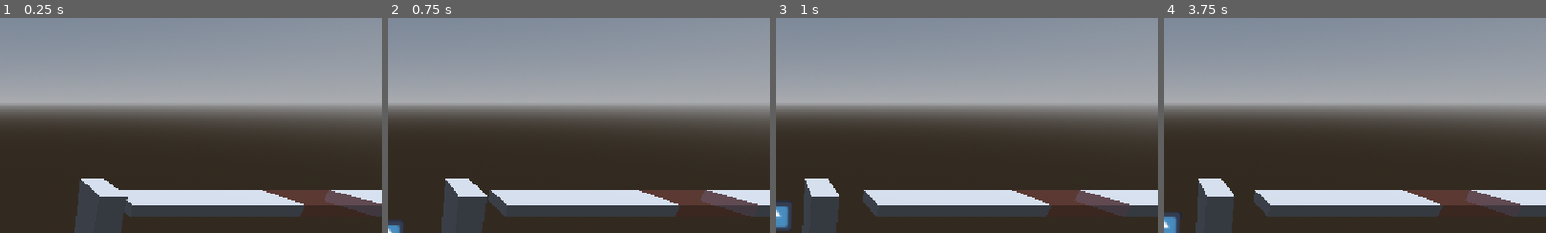
Above: before the commit, frames 1-4 (left to right).
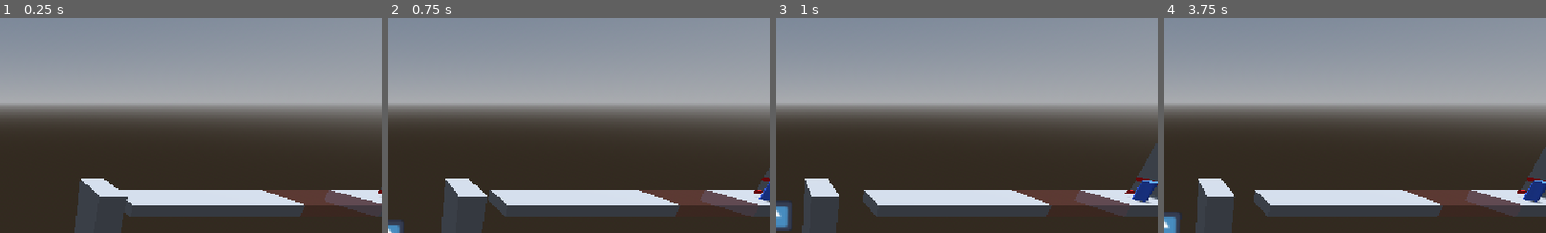
Above: after the commit, the same moments.

Repository: bmwgodwastaken/MDEV26
Game: Godot game, scene res://Scenes/switch_test.tscn
Two runs of this game, one before a commit and one after it. Both use one fixed random seed, a clock stepped at 60 frames per second and the inputs below. The engine's default icon, where the game draws it, is replaced by a stand-in: a white triangle on a blue panel in a dark square.
Inputs:
- Up to frame 1 (0.25 s): no input
- Up to frame 2 (0.75 s): tap Enter (ui_accept) at 0.5 s; hold D (right) from 0.53 s (still down); hold E (interact, bound only after the commit) from 0.53 s (still down)
- Up to frame 3 (1 s): keep holding D (right); keep holding E (interact, bound only after the commit); tap Enter (ui_accept) at 0.77 s
- Up to frame 4 (3.75 s): release D (right) at 1.28 s; release E (interact, bound only after the commit) at 1.28 s; hold S (down) 1.28-2.03 s; tap Q (switch_perspective) at 1.35 s; tap Enter (ui_accept) at 1.52, 2.75, 3.02 s; tap E (interact, bound only after the commit) at 1.55, 2.85 s; hold D (right) 2.03-2.78 s; hold E (interact, bound only after the commit) 2.03-2.78 s; hold W (up) 2.78-3.53 s; hold A (left) from 3.53 s (still down); hold Q (switch_perspective) from 3.53 s (still down)
The pictures show only the part of the screen within x 50-100%, y 0-50%; the shares and areas given below are measured in that part.

The runs differ from the first frame. In frame 1, less than 0.1% of the frame differs, in the area x 99-100%, y 78-84%; in frame 2, 0.4%; in frame 3, 1.2%, in the area x 91-100%, y 58-87%; in frame 4, 1.0%.

Commit message:
Add key/door interaction system with HUD and prompts

Diff:
--- a/mdev-26/Scenes/switch_test.tscn
+++ b/mdev-26/Scenes/switch_test.tscn
@@ -4,6 +4,10 @@
 [ext_resource type="PackedScene" uid="uid://hk02k3f4q5pk" path="res://Scenes/camera_controller_2_5d.tscn" id="2_camera"]
 [ext_resource type="Script" uid="uid://bvb4a0s7atg5a" path="res://Scripts/world_object.gd" id="3_world"]
 [ext_resource type="Script" uid="uid://rg8bi64774bk" path="res://Scripts/perspective_switcher.gd" id="4_switch"]
+[ext_resource type="Script" path="res://Scripts/interactor.gd" id="5_interactor"]
+[ext_resource type="Script" path="res://Scripts/key_pickup.gd" id="6_key"]
+[ext_resource type="Script" path="res://Scripts/locked_door.gd" id="7_door"]
+[ext_resource type="Script" path="res://Scripts/hud.gd" id="8_hud"]
 
 [sub_resource type="ProceduralSkyMaterial" id="ProceduralSkyMaterial_1"]
 sky_horizon_color = Color(0.66224277, 0.6717428, 0.6867428, 1)
@@ -18,6 +22,9 @@
 
 [sub_resource type="StandardMaterial3D" id="StandardMaterial3D_goal"]
 albedo_color = Color(1, 0.85, 0.1, 1)
+
+[sub_resource type="StandardMaterial3D" id="StandardMaterial3D_painting"]
+albedo_color = Color(0.45, 0.3, 0.15, 1)
 
 [node name="SwitchTest" type="Node3D" unique_id=736721168]
 
@@ -50,23 +57,69 @@
 faction = 2
 
 [node name="EndFloor" type="CSGBox3D" parent="." unique_id=1857825900]
-transform = Transform3D(1, 0, 0, 0, 1, 0, 0, 0, 1, 37, -0.5, -12)
-size = Vector3(14, 1, 4)
+transform = Transform3D(1, 0, 0, 0, 1, 0, 0, 0, 1, 40, -0.5, -12)
+size = Vector3(20, 1, 4)
 script = ExtResource("3_world")
 
+[node name="Vase_SolidScenery" type="CSGCylinder3D" parent="."]
+transform = Transform3D(1, 0, 0, 0, 1, 0, 0, 0, 1, 32, 0.75, -11.2)
+radius = 0.4
+height = 1.5
+script = ExtResource("3_world")
+faction = 1
+ghost = false
+fade_when_player_behind = true
+
+[node name="RedKey_BehindVase" type="Node3D" parent="."]
+transform = Transform3D(1, 0, 0, 0, 1, 0, 0, 0, 1, 32, 0.4, -12)
+script = ExtResource("6_key")
+interact_range = 2.0
+
+[node name="RedDoor" type="CSGBox3D" parent="."]
+transform = Transform3D(1, 0, 0, 0, 1, 0, 0, 0, 1, 35, 2, -12)
+size = Vector3(1, 4, 4)
+script = ExtResource("3_world")
+
+[node name="Lock" type="Node3D" parent="RedDoor"]
+transform = Transform3D(1, 0, 0, 0, 1, 0, 0, 0, 1, 0, -1, 0)
+script = ExtResource("7_door")
+interact_range = 2.0
+
+[node name="Painting" type="CSGBox3D" parent="."]
+transform = Transform3D(1, 0, 0, 0, 1, 0, 0, 0, 1, 38.5, 1.8, -13.95)
+size = Vector3(1.4, 1, 0.05)
+material = SubResource("StandardMaterial3D_painting")
+
+[node name="BlueKey_InPainting" type="Node3D" parent="."]
+transform = Transform3D(1, 0, 0, 0, 1, 0, 0, 0, 1, 38.5, 1.8, -13.85)
+script = ExtResource("6_key")
+faction = 2
+key_id = "blue"
+
+[node name="BlueDoor" type="CSGBox3D" parent="."]
+transform = Transform3D(1, 0, 0, 0, 1, 0, 0, 0, 1, 41, 2, -12)
+size = Vector3(1, 4, 4)
+script = ExtResource("3_world")
+
+[node name="Lock" type="Node3D" parent="BlueDoor"]
+transform = Transform3D(1, 0, 0, 0, 1, 0, 0, 0, 1, 0, -1, 0)
+script = ExtResource("7_door")
+interact_range = 2.0
+key_id = "blue"
+
 [node name="BlueStep_SolidOnly" type="CSGBox3D" parent="." unique_id=1678632256]
-transform = Transform3D(1, 0, 0, 0, 1, 0, 0, 0, 1, 39, 0.875, -12)
+transform = Transform3D(1, 0, 0, 0, 1, 0, 0, 0, 1, 45, 0.875, -12)
 size = Vector3(2, 1.75, 4)
 script = ExtResource("3_world")
 faction = 1
 
 [node name="GoalLedge" type="CSGBox3D" parent="." unique_id=199421842]
-transform = Transform3D(1, 0, 0, 0, 1, 0, 0, 0, 1, 43, 1.75, -12)
+transform = Transform3D(1, 0, 0, 0, 1, 0, 0, 0, 1, 49, 1.75, -12)
 size = Vector3(6, 3.5, 4)
 script = ExtResource("3_world")
 
 [node name="Goal" type="CSGCylinder3D" parent="." unique_id=787137199]
-transform = Transform3D(1, 0, 0, 0, 1, 0, 0, 0, 1, 44.5, 4.5, -12)
+transform = Transform3D(1, 0, 0, 0, 1, 0, 0, 0, 1, 50.5, 4.5, -12)
 radius = 0.3
 material = SubResource("StandardMaterial3D_goal")
 
@@ -76,5 +129,11 @@
 [node name="PerspectiveSwitcher" type="Node" parent="2_5DCharacter" unique_id=1670831558]
 script = ExtResource("4_switch")
 
+[node name="Interactor" type="Node" parent="2_5DCharacter"]
+script = ExtResource("5_interactor")
+
 [node name="CameraController2_5D" parent="." unique_id=1303441870 instance=ExtResource("2_camera")]
 transform = Transform3D(1, 0, 0, 0, 0.9063, 0.4226, 0, -0.4226, 0.9063, 6, 7, 10)
+
+[node name="HUD" type="CanvasLayer" parent="."]
+script = ExtResource("8_hud")
--- /dev/null
+++ b/mdev-26/Scripts/hud.gd
@@ -0,0 +1,23 @@
+extends CanvasLayer
+## Top-left row of the keys the player is holding (placeholder colored squares).
+
+const ICON_SIZE := Vector2(32, 32)
+
+var _row := HBoxContainer.new()
+
+
+func _ready() -> void:
+	_row.position = Vector2(16, 16)
+	add_child(_row)
+	Inventory.changed.connect(_refresh)
+	_refresh()
+
+
+func _refresh() -> void:
+	for icon in _row.get_children():
+		icon.queue_free()
+	for id in Inventory.keys:
+		var icon := ColorRect.new()
+		icon.color = Color.from_string(id, Color.WHITE)
+		icon.custom_minimum_size = ICON_SIZE
+		_row.add_child(icon)
--- /dev/null
+++ b/mdev-26/Scripts/interactable.gd
@@ -0,0 +1,52 @@
+class_name Interactable
+extends Node3D
+## Base for anything the player can press E on (keys, doors, later levers/planks).
+## The player's Interactor picks the nearest one that exists in the current mode,
+## is in range, and has a clear line of sight from the player.
+
+@export var faction := WorldObject.Faction.NEUTRAL
+@export var interact_range := 1.5
+## How high above this node the floating prompt sits.
+@export var prompt_height := 1.0
+
+
+func _ready() -> void:
+	add_to_group("interactable")
+	PerspectiveManager.mode_changed.connect(_on_mode_changed)
+	_on_mode_changed(PerspectiveManager.mode)
+
+
+func exists_now() -> bool:
+	return WorldObject.exists_in_mode(faction, PerspectiveManager.mode)
+
+
+## Text for the floating prompt.
+func get_prompt() -> String:
+	return ""
+
+
+func interact() -> void:
+	pass
+
+
+## Colliders that belong to this interactable, so they don't block its own line of sight.
+func sight_exclude() -> Array[RID]:
+	return []
+
+
+## Hidden completely in the other mode (no ghost), so hidden items stay hidden.
+func _on_mode_changed(_mode: PerspectiveManager.Mode) -> void:
+	visible = exists_now()
+
+
+## Colored box stand-in until real art is added as a child.
+func _add_placeholder(size: Vector3, color: Color) -> void:
+	if get_child_count() > 0:
+		return
+	var mesh := MeshInstance3D.new()
+	mesh.mesh = BoxMesh.new()
+	mesh.mesh.size = size
+	var material := StandardMaterial3D.new()
+	material.albedo_color = color
+	mesh.material_override = material
+	add_child(mesh)
--- /dev/null
+++ b/mdev-26/Scripts/interactor.gd
@@ -0,0 +1,65 @@
+extends Node
+## Child of the player. Each frame finds the nearest Interactable that exists in the
+## current mode, is in range, and that the player can see; shows its floating prompt
+## and sends the interact press (E) to it.
+## In 2D, range ignores depth (Z), like everything else in 2D.
+
+const SOLID_LAYER := 1
+const FLAT_LAYER := 2
+
+@onready var body: CharacterBody3D = get_parent()
+var _target: Interactable
+var _prompt := Label.new()
+
+
+func _ready() -> void:
+	var layer := CanvasLayer.new()
+	_prompt.add_theme_font_size_override("font_size", 24)
+	_prompt.add_theme_constant_override("outline_size", 6)
+	_prompt.add_theme_color_override("font_outline_color", Color.BLACK)
+	_prompt.visible = false
+	layer.add_child(_prompt)
+	add_child(layer)
+
+
+func _process(_delta: float) -> void:
+	_target = find_target()
+	_prompt.visible = _target != null
+	if not _target:
+		return
+	_prompt.text = _target.get_prompt()
+	_prompt.reset_size()
+	var camera := get_viewport().get_camera_3d()
+	var above := _target.global_position + Vector3.UP * _target.prompt_height
+	_prompt.position = camera.unproject_position(above) - _prompt.size / 2.0
+
+
+func _unhandled_input(event: InputEvent) -> void:
+	if event.is_action_pressed("interact") and _target:
+		_target.interact()
+
+
+func find_target() -> Interactable:
+	var flat := PerspectiveManager.mode == PerspectiveManager.Mode.FLAT
+	var best: Interactable
+	var best_distance := INF
+	for node in get_tree().get_nodes_in_group("interactable"):
+		var item := node as Interactable
+		if not item.exists_now():
+			continue
+		var offset := item.global_position - body.global_position
+		if flat:
+			offset.z = 0.0
+		var distance := offset.length()
+		if distance <= item.interact_range and distance < best_distance and _can_see(item, flat):
+			best = item
+			best_distance = distance
+	return best
+
+
+## Line of sight from the player to the item, against the current mode's world.
+func _can_see(item: Interactable, flat: bool) -> bool:
+	var ray := PhysicsRayQueryParameters3D.create(body.global_position, item.global_position)
+	ray.collision_mask = 1 << ((FLAT_LAYER if flat else SOLID_LAYER) - 1)
+	ray.exclude = [body.get_rid()] + item.sight_exclude()
+	return body.get_world_3d().direct_space_state.intersect_ray(ray).is_empty()
--- /dev/null
+++ b/mdev-26/Scripts/inventory.gd
@@ -0,0 +1,26 @@
+extends Node
+## Autoload. Keys the player is holding, by id (e.g. "red"). The id doubles as the placeholder color name.
+
+signal changed
+
+var keys: Array[String] = []
+
+
+func add_key(id: String) -> void:
+	keys.append(id)
+	changed.emit()
+
+
+func has_key(id: String) -> bool:
+	return id in keys
+
+
+## Removes one key with this id (keys are used up when they open a door).
+func use_key(id: String) -> void:
+	keys.erase(id)
+	changed.emit()
+
+
+func clear() -> void:
+	keys.clear()
+	changed.emit()
--- /dev/null
+++ b/mdev-26/Scripts/key_pickup.gd
@@ -0,0 +1,28 @@
+class_name KeyPickup
+extends Interactable
+## A key the player picks up with E. Defaults to existing only in 2.5D;
+## set faction to FLAT for a key that only exists in 2D (e.g. inside a painting).
+
+signal picked_up(key_id: String)
+
+@export var key_id := "red"
+
+
+func _init() -> void:
+	faction = WorldObject.Faction.SOLID
+
+
+func _ready() -> void:
+	super()
+	_add_placeholder(Vector3(0.3, 0.3, 0.3), Color.from_string(key_id, Color.WHITE))
+
+
+func get_prompt() -> String:
+	return "E  Pick up %s key" % key_id
+
+
+func interact() -> void:
+	Inventory.add_key(key_id)
+	picked_up.emit(key_id)
+	remove_from_group("interactable")
+	queue_free()
--- /dev/null
+++ b/mdev-26/Scripts/locked_door.gd
@@ -0,0 +1,36 @@
+class_name LockedDoor
+extends Interactable
+## Child of a door WorldObject (neutral, so it blocks in both modes).
+## E with the matching key uses up the key and removes the door.
+
+signal unlocked(key_id: String)
+signal denied(key_id: String)
+
+@export var key_id := "red"
+
+
+func _ready() -> void:
+	super()
+	_add_placeholder(Vector3(1.05, 0.3, 4.05), Color.from_string(key_id, Color.WHITE)) # colored band showing which key
+
+
+func get_prompt() -> String:
+	return "E  Unlock" if Inventory.has_key(key_id) else "Needs %s key" % key_id
+
+
+func interact() -> void:
+	if not Inventory.has_key(key_id):
+		denied.emit(key_id)
+		return
+	Inventory.use_key(key_id)
+	unlocked.emit(key_id)
+	remove_from_group("interactable")
+	get_parent().queue_free()
+
+
+func sight_exclude() -> Array[RID]:
+	var rids: Array[RID] = []
+	for child in get_parent().get_children():
+		if child is CollisionObject3D:
+			rids.append(child.get_rid())
+	return rids
--- a/mdev-26/Scripts/perspective_switcher.gd
+++ b/mdev-26/Scripts/perspective_switcher.gd
@@ -30,6 +30,7 @@
 	# Fell off the level: reset to 2.5D and reload the scene.
 	if body.global_position.y < FALL_LIMIT:
 		PerspectiveManager.mode = PerspectiveManager.Mode.SOLID
+		Inventory.clear()
 		get_tree().reload_current_scene()
 
 
--- a/mdev-26/Scripts/world_object.gd
+++ b/mdev-26/Scripts/world_object.gd
@@ -1,3 +1,4 @@
+class_name WorldObject
 extends GeometryInstance3D
 ## Put on any CSG or MeshInstance3D level piece.
 ## Builds its own colliders from its bounding box:
@@ -11,6 +12,7 @@
 const FLAT_LAYER := 2
 const FLAT_DEPTH := 1000.0
 const GHOST_ALPHA := 0.2
+const FADE_ALPHA := 0.35
 const COLORS := {
 	Faction.NEUTRAL: Color(0.6, 0.6, 0.6),
 	Faction.SOLID: Color(0.25, 0.45, 1.0),
@@ -18,8 +20,13 @@
 }
 
 @export var faction := Faction.NEUTRAL
+## Off = stays fully visible in the mode where it has no collision (scenery, e.g. a vase in 2D).
+@export var ghost := true
+## Fades out while the player stands behind it in 2.5D, so the player can see what's back there.
+@export var fade_when_player_behind := false
 
 var _material := StandardMaterial3D.new()
+var _player: Node3D
 
 
 func _ready() -> void:
@@ -36,18 +43,37 @@
 	# Placeholder faction colors (grey / blue / red).
 	_material.albedo_color = COLORS[faction]
 	material_override = _material
-	PerspectiveManager.mode_changed.connect(_on_mode_changed)
-	_on_mode_changed(PerspectiveManager.mode)
+	_player = get_tree().get_first_node_in_group("2.5DPlayer")
+	set_process(fade_when_player_behind)
+	PerspectiveManager.mode_changed.connect(_refresh.unbind(1))
+	_refresh()
 
 
-func exists_in(mode: PerspectiveManager.Mode) -> bool:
-	return faction == Faction.NEUTRAL or (faction == Faction.SOLID) == (mode == PerspectiveManager.Mode.SOLID)
+static func exists_in_mode(piece_faction: Faction, mode: PerspectiveManager.Mode) -> bool:
+	return piece_faction == Faction.NEUTRAL or (piece_faction == Faction.SOLID) == (mode == PerspectiveManager.Mode.SOLID)
 
 
-func _on_mode_changed(mode: PerspectiveManager.Mode) -> void:
-	var visible_now := exists_in(mode)
-	_material.transparency = BaseMaterial3D.TRANSPARENCY_DISABLED if visible_now else BaseMaterial3D.TRANSPARENCY_ALPHA
-	_material.albedo_color.a = 1.0 if visible_now else GHOST_ALPHA
+func _process(_delta: float) -> void:
+	_refresh()
+
+
+func _refresh() -> void:
+	var alpha := 1.0
+	if ghost and not exists_in_mode(faction, PerspectiveManager.mode):
+		alpha = GHOST_ALPHA
+	elif fade_when_player_behind and _player_behind():
+		alpha = FADE_ALPHA
+	_material.transparency = BaseMaterial3D.TRANSPARENCY_DISABLED if alpha == 1.0 else BaseMaterial3D.TRANSPARENCY_ALPHA
+	_material.albedo_color.a = alpha
+
+
+## "Behind" = further from the camera (smaller Z) and roughly lined up in X.
+func _player_behind() -> bool:
+	if PerspectiveManager.mode != PerspectiveManager.Mode.SOLID:
+		return false
+	var box := global_transform * get_aabb()
+	var p := _player.global_position
+	return p.z < box.position.z and p.x > box.position.x - 1.0 and p.x < box.end.x + 1.0
 
 
 func _add_body(layer: int, size: Vector3, center: Vector3) -> void:
--- a/mdev-26/Tests/switch_check.gd
+++ b/mdev-26/Tests/switch_check.gd
@@ -51,6 +51,49 @@
 	assert(player.global_position.y > -0.1, "should still be standing after snap")
 	assert(-cam.global_basis.z.y < 0, "camera should point downward again after 2D")
 
+	var interactor: Node = player.get_node("Interactor")
+	var inventory: Node = root.get_node("Inventory")
+	var vase = level.get_node("Vase_SolidScenery")
+
+	# 5. Red key behind the vase: in range but hidden from the front, visible from behind.
+	await _place(Vector3(32, 1.1, -10.2))
+	assert(interactor.find_target() == null, "vase should hide the key from the front")
+	await _place(Vector3(32, 1.1, -12.8))
+	var red_key = interactor.find_target()
+	assert(red_key and red_key.name == "RedKey_BehindVase", "key should be interactable from behind the vase")
+	assert(vase._material.albedo_color.a < 1.0, "vase should fade while player is behind it")
+	red_key.interact()
+	assert(inventory.has_key("red"), "red key should be in inventory")
+
+	# 6. Red door opens with the red key, and the key is used up.
+	await _place(Vector3(33.8, 1.1, -12))
+	var red_door = interactor.find_target()
+	assert(red_door and red_door.get_parent().name == "RedDoor" and red_door.get_prompt() == "E  Unlock", "red door should offer unlock")
+	red_door.interact()
+	assert(not inventory.has_key("red"), "red key should be used up")
+	await _frames(2)
+	assert(not level.has_node("RedDoor"), "red door should be gone")
+
+	# 7. Blue key (in the painting) only exists in 2D.
+	await _place(Vector3(38.5, 1.1, -12))
+	assert(interactor.find_target() == null, "2D-only key must not be interactable in 2.5D")
+	assert(switcher.toggle(), "switch to 2D near painting")
+	var blue_key = interactor.find_target()
+	assert(blue_key and blue_key.name == "BlueKey_InPainting", "blue key should be interactable in 2D")
+
+	# 8. Blue door without the key says what's needed and stays shut; with it, it opens.
+	await _place(Vector3(39.8, 1.1, -12))
+	var blue_door = interactor.find_target()
+	assert(blue_door and blue_door.get_parent().name == "BlueDoor" and blue_door.get_prompt() == "Needs blue key", "door should ask for blue key")
+	blue_door.interact()
+	await _frames(2)
+	assert(level.has_node("BlueDoor"), "door must stay locked without key")
+	blue_key.interact()
+	assert(level.get_node("HUD").get_child(0).get_child_count() == 1, "HUD should show one key icon")
+	blue_door.interact()
+	await _frames(2)
+	assert(not level.has_node("BlueDoor"), "blue door should be gone")
+
 	print("switch_check: ALL PASSED")
 	quit(0)
 
--- a/mdev-26/project.godot
+++ b/mdev-26/project.godot
@@ -18,6 +18,7 @@
 [autoload]
 
 PerspectiveManager="*res://Scripts/perspective_manager.gd"
+Inventory="*res://Scripts/inventory.gd"
 
 [display]
 
@@ -148,6 +149,27 @@
 "script": null
 )]
 }
+interact={
+"deadzone": 0.2,
+"events": [Object(InputEventKey,
+"resource_local_to_scene": false,
+"resource_name": "",
+"device": -1,
+"window_id": 0,
+"alt_pressed": false,
+"shift_pressed": false,
+"ctrl_pressed": false,
+"meta_pressed": false,
+"pressed": false,
+"keycode": 0,
+"physical_keycode": 69,
+"key_label": 0,
+"unicode": 101,
+"location": 0,
+"echo": false,
+"script": null
+)]
+}
 
 [input_devices]
 
Not shown, added: mdev-26/Scripts/hud.gd.uid
Not shown, added: mdev-26/Scripts/interactable.gd.uid
Not shown, added: mdev-26/Scripts/interactor.gd.uid
Not shown, added: mdev-26/Scripts/inventory.gd.uid
Not shown, added: mdev-26/Scripts/key_pickup.gd.uid
Not shown, added: mdev-26/Scripts/locked_door.gd.uid
